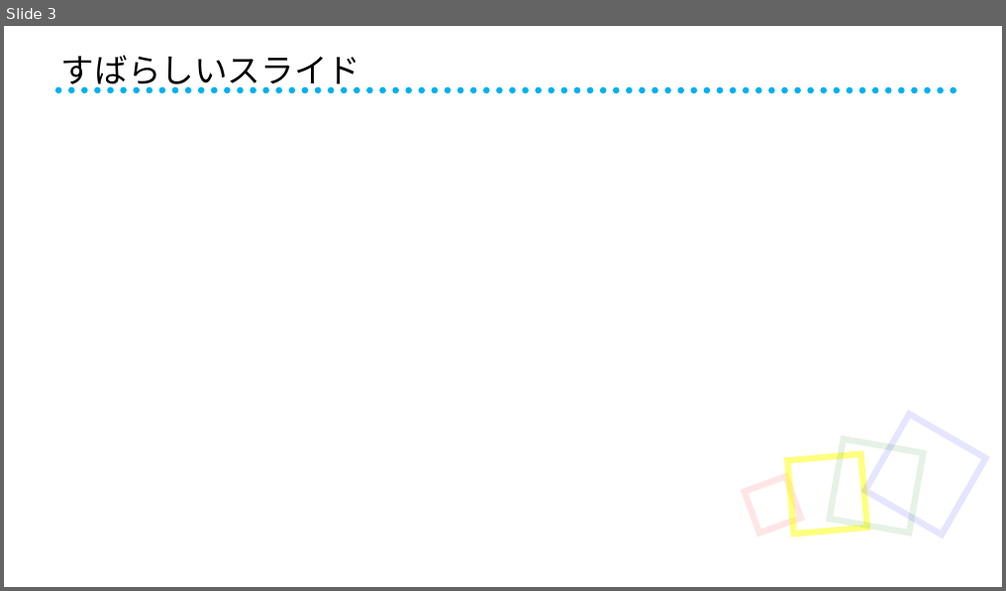
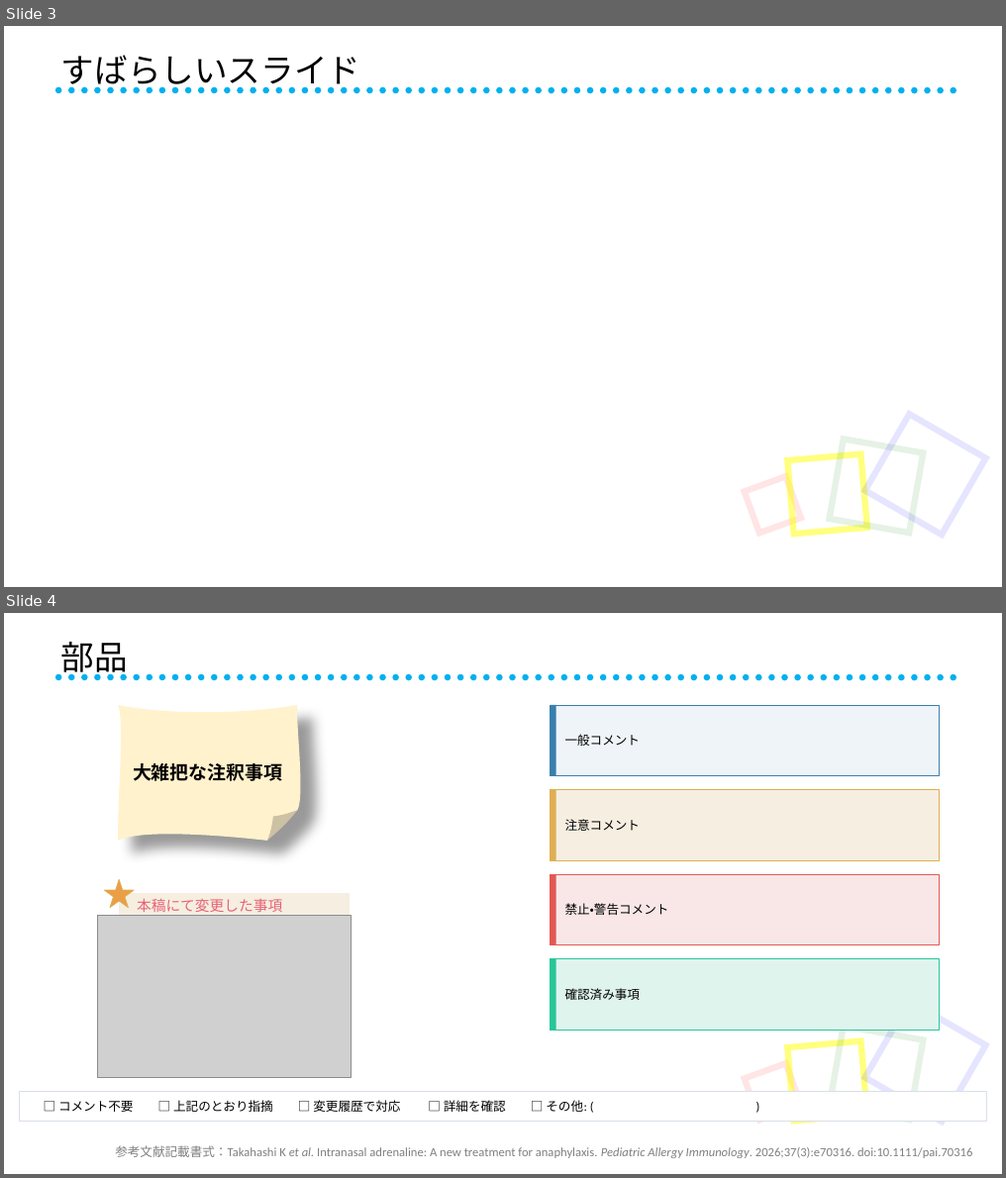
Before and after one commit to kcrt/dotfiles, a slide deck: template/template.pptx. Shown one above the other, each under a label of ours: slide 3 before the commit, slides 3 and 4 after it. The pictures are 1006x591 and 1006x1178 pixels, drawn with LibreOffice and Linux fonts; fonts in the diff are those of the drawing; grey boxes stand for pictures. Boxes give left, top, right and bottom in pixels: in the first picture for what was removed or moved away, otherwise in the second. Text is boxed around its words. In the diff, an @@ line names an element or a change of style, - is before the commit and + after.

```diff
--- a/template/template.pptx
+++ b/template/template.pptx
@@ slide 4 added at [4, 613, 1002, 1174], background #FFFFFF; not listed: 5 template elements that a slide beside it also shows @@
@@ title added at [61, 642, 128, 678], 32 pt, text #000000 @@
+部品
@@ freeform shape added at [118, 705, 297, 841], fill #FFF2CC, 18 pt, text #000000, bold @@
+大雑把な注釈事項
@@ rectangle added at [550, 705, 940, 775], fill #EFF4F8, outline #3980AE 0.75 pt, 12 pt, text #000000 @@
+一般コメント
@@ rectangle added at [550, 705, 556, 775], fill #3980AE @@
@@ rectangle added at [550, 789, 940, 861], fill #F5EEE1, outline #E0AF53 0.75 pt, 12 pt, text #000000 @@
+注意コメント
@@ rectangle added at [550, 789, 556, 861], fill #E0AF53 @@
@@ star added at [104, 879, 134, 907], fill #EA9E45, outline #E0AF53 0.75 pt @@
@@ rectangle added at [550, 874, 940, 945], fill #F8E7E6, outline #E15953 0.75 pt, 12 pt, text #000000 @@
+禁止・警告コメント
@@ rectangle added at [550, 874, 556, 945], fill #E15953 @@
@@ rectangle added at [119, 894, 350, 919], fill #F5EEE1, outline #F5EEE1 0.75 pt, 14 pt, text #E86175 @@
+本稿にて変更した事項
@@ picture added at [98, 916, 351, 1078] @@
@@ rectangle added at [550, 959, 940, 1030], fill #E0F4EE, outline #28C699 0.75 pt, 12 pt, text #000000 @@
+確認済み事項
@@ rectangle added at [550, 959, 556, 1030], fill #28C699 @@
@@ rectangle added at [20, 1092, 986, 1121], fill #FFFFFF, outline #D8DFE8 0.75 pt, 12 pt, text #000000 @@
+□ コメント不要 □ 上記のとおり指摘 □ 変更履歴で対応 □ 詳細を確認 □ その他: ( )
@@ text added at [115, 1146, 972, 1158], 12 pt, text #808080 @@
+参考文献記載書式：Takahashi K et al. Intranasal adrenaline: A new treatment for anaphylaxis. Pediatric Allergy Immunology. 2026;37(3):e70316. doi:10.1111/pai.70316
```
Also in this commit, not shown: 1 slide changed, 1 other slide added, 1 slide removed.
